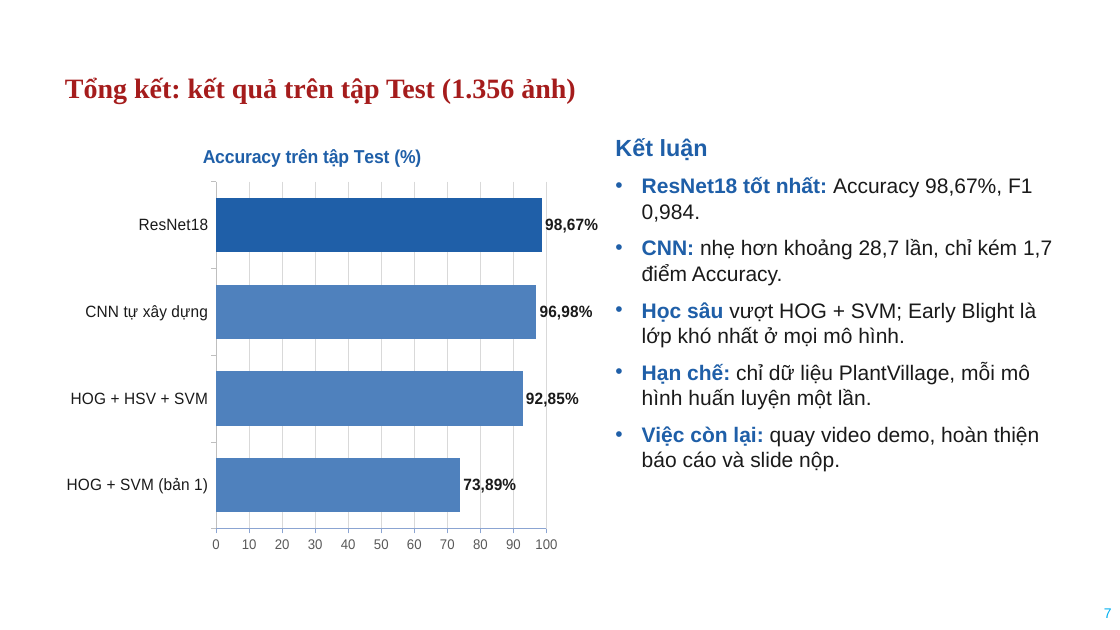
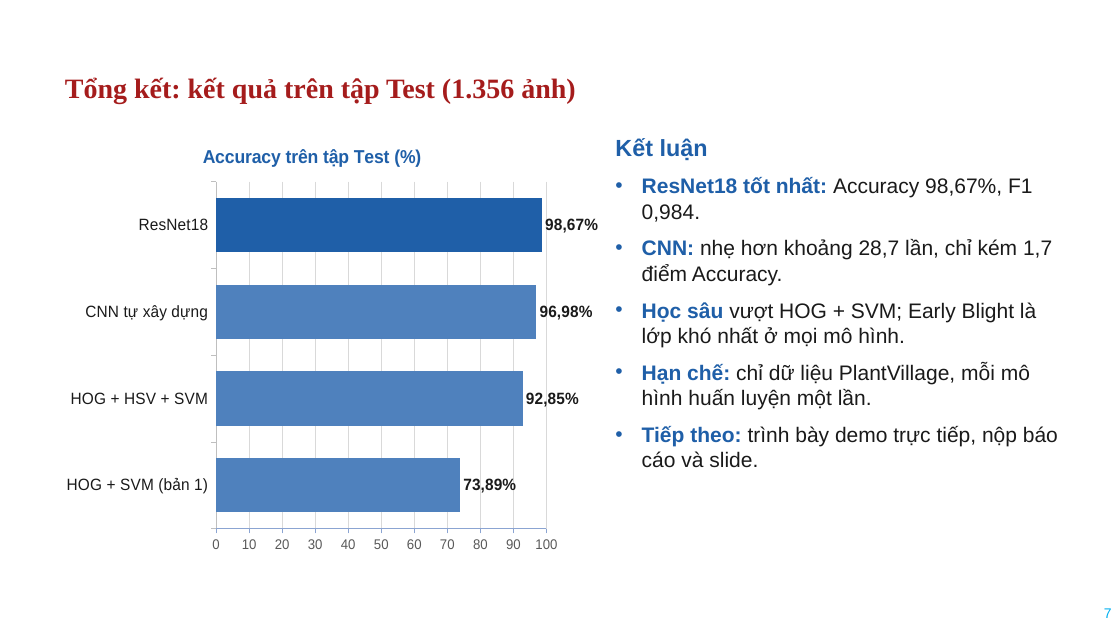
Before and after one commit to duyxl56785/Project_Dudoanbenhcaycachua, a slide deck: slide 7 of report/deliverables/slides_bao_cao_cong_viec_final.pptx. Drawn at 1120x630 pixels with LibreOffice and Linux fonts; fonts in the diff are those of the drawing; background and template pictures are left out. Boxes give left, top, right and bottom in pixels: in the first picture for what was removed or moved away, otherwise in the second. Text is boxed around its words. In the diff, an @@ line names an element or a change of style, - is before the commit and + after.

```diff
--- a/report/deliverables/slides_bao_cao_cong_viec_final.pptx
+++ b/report/deliverables/slides_bao_cao_cong_viec_final.pptx
@@ text at [642,426,1058,468]: text changed @@
-• Việc còn lại: quay video demo, hoàn thiện báo cáo và slide nộp.
+• Tiếp theo: trình bày demo trực tiếp, nộp báo cáo và slide.
```
Also in this commit, not shown: 1 other slide changed, 1 other file.
